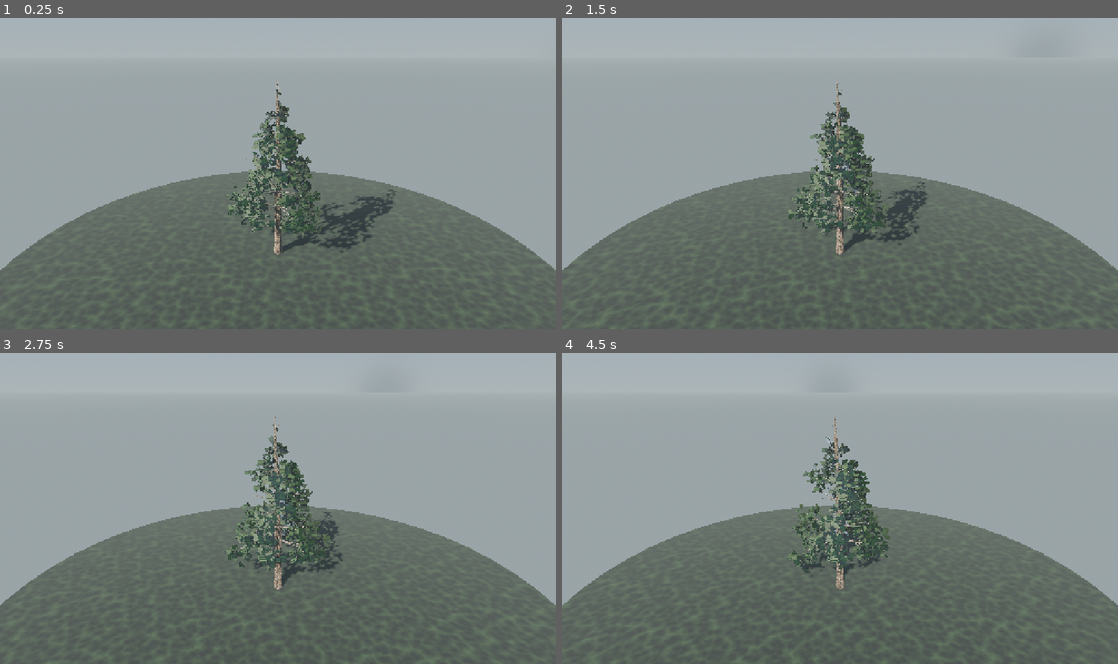
Above: before the commit, frames 1-4 (two rows, left to right).
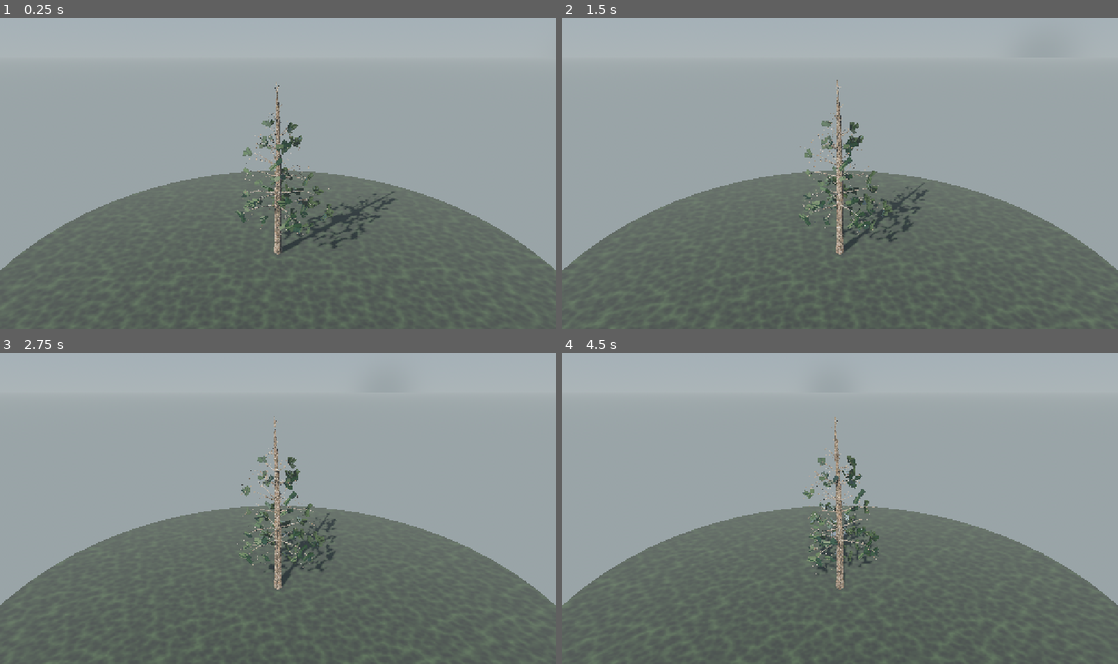
Above: after the commit, the same moments.

Repository: mehmetdem2005/Acik-dunya_oyun
Game: Godot game, scene res://scenes/world/pine_tree_scene.tscn
The game is run twice, just before and just after one commit, with the same random seed, the same clock (stepped at 60 frames per second) and the same inputs. This scene is started directly instead of the project's main scene.
Inputs (mouse positions are in pixels of both pictures, inside the frame that each line leads up to):
- Up to frame 1 (0.25 s): no input
- Up to frame 2 (1.5 s): move the mouse to (962, 157) at 0.52 s; hold D 0.53-1.25 s; hold Shift 0.53-1.25 s; click (962, 157) at 0.67 s; tap Space at 0.77 s; drag from (728, 189) to (812, 235) at 1.27 s
- Up to frame 3 (2.75 s): move the mouse to (333, 440) at 2.02 s; hold D from 2.03 s (still down); hold Shift from 2.03 s (still down)
- Up to frame 4 (4.5 s): release D at 2.75 s; release Shift at 2.75 s; drag from (812, 570) to (673, 461) at 2.77 s; move the mouse to (1006, 555) at 3.52 s; hold A 3.53-4.25 s; hold Shift 3.53-4.25 s; tap Space at 3.77 s; drag from (673, 461) to (756, 430) at 4.27 s

The runs differ from the first frame. In frame 1, 3.7% of the frame differs, in the area x 40-72%, y 20-76%; in frame 2, 3.5%; in frame 3, 3.3%; in frame 4, 3.2%.

Commit message:
Dallanma topolojisi: geometrik bottlebrush -> V/Y çatallı frond
- Yeni recursive _fork(): sürgün ucundan AYNI düzlemde +/- açıyla 2
  çatal; her çatal yine çatallanır (catal_derinlik). Gerçek çam dalının
  yassı, V/Y çatallanan frond topolojisi. Uç çatallar is_tip -> mesh'te
  odun yok, sadece iğne püskülü (perf + doğru görünüm).
- _grow: düz yay yerine segment başına dönüşümlü keskin "düğüm kırılması"
  + hafif düzlem-dışı sapma -> dalda doğal dirsek/kırık ve eğriler.
- _spawn_level2 sürgün başlangıcı 0.18'e çekildi (gövdeden ayrılış);
  level3 ışınsal twig sistemi (bottlebrush) devre dışı, _fork onun yerine.
- mesh: is_tip stem'lere odun tüpü basılmaz (yalnız iğne).
- Yeni knob: catal_derinlik (fork_depth), default 2.

https://claude.ai/code/session_01SAupt6yXBr9DzE6Ykd1e1F

Diff:
--- a/mouse_open_world_clean_project/scripts/world/pine/pine_mesh.gd
+++ b/mouse_open_world_clean_project/scripts/world/pine/pine_mesh.gd
@@ -47,7 +47,7 @@
 				if not bool(stem.get("dry", false)):
 					_sprigs(leaf, stem, nlen * 0.22, 1, light_bias)
 		elif lvl == 2:
-			if lvl2_wood:
+			if lvl2_wood and not bool(stem.get("is_tip", false)):
 				_tube(branch, stem, maxi(4, int(sides / 3.0)), empty, 0.0, cfg)
 				has_branch = true
 			_sprigs(leaf, stem, nlen * 0.20, 2, light_bias)
--- a/mouse_open_world_clean_project/scripts/world/pine/pine_skeleton.gd
+++ b/mouse_open_world_clean_project/scripts/world/pine/pine_skeleton.gd
@@ -198,7 +198,7 @@
 	var p_len: float = float(parent["len"])
 	var az := _rng.randf() * TAU
 	for si in range(shoots):
-		var u: float = lerp(0.30, 0.97, float(si) / float(maxi(shoots - 1, 1)))
+		var u: float = lerp(0.18, 0.95, float(si) / float(maxi(shoots - 1, 1)))
 		var sp := _sample(parent, u)
 		az += GOLDEN
 		var pt := _tangent_at(parent, u)
@@ -224,7 +224,7 @@
 		child["radius1"] = maxf(r0v * float(cfg.get("shoot_taper", 0.14)), 0.003)
 		stems.append(child)
 		if bool(cfg.get("fine_twigs", true)):
-			_spawn_level3(cfg, child, tf, age)
+			_fork(cfg, child, stems.size() - 1, tf, age, int(cfg.get("fork_depth", 2)))
 
 # --- Seviye 3: ince dallar (sadece iğne, silüet kırılımı) ------------
 
@@ -261,6 +261,55 @@
 		child["radius1"] = r0v * 0.35
 		stems.append(child)
 
+# --- V/Y çatallanma: düzlemsel frond (gerçek çam dalı topolojisi) ----
+# Üst sürgünün ucundan AYNI düzlemde +/- açıyla 2 çatal; her çatal
+# yine çatallanır (recursive). Uç çatallar is_tip -> mesh'te odun YOK,
+# sadece iğne püskülü. Çam dalının yassı yelpaze görünümünü verir.
+
+func _fork(cfg: Dictionary, parent_stem: Dictionary, parent_idx: int,
+		tf: float, age: float, depth: int) -> void:
+	if depth <= 0:
+		return
+	var pp: Array = parent_stem["points"]
+	var ptn: Array = parent_stem["tangents"]
+	var tip: Vector3 = pp[pp.size() - 1]
+	var tdir: Vector3 = ptn[ptn.size() - 1]
+	var p_r1: float = float(parent_stem["radius1"])
+	var p_len: float = float(parent_stem["len"])
+	# Yelpaze düzlemi normali (tüm V'ler bu düzlemde -> yassı frond).
+	var lat: Vector3 = tdir.cross(Vector3.UP)
+	if lat.length() < 0.01:
+		lat = tdir.cross(Vector3.RIGHT)
+	lat = lat.normalized()
+	var plane_n: Vector3 = tdir.cross(lat).normalized()
+	for fi in range(2):
+		var wob: float = _rng.randf_range(-1.0, 1.0)
+		var ang: float = deg_to_rad(_rng.randf_range(17.0, 35.0))
+		var lmul: float = _rng.randf_range(0.55, 0.74)
+		var tnt: float = _rng.randf_range(0.93, 1.08)
+		var sgn: float = 1.0 if fi == 0 else -1.0
+		var L: float = p_len * lmul
+		if L < 0.05:
+			continue
+		var dir: Vector3 = tdir.rotated(plane_n, ang * sgn).normalized()
+		var is_tip: bool = depth <= 1 or L < 0.14
+		var seg: int = 3 if is_tip else maxi(4, int(cfg.get("shoot_segment", 7)))
+		var child := _grow(tip, dir, L, seg, 0.28 + 0.40 * tf, 0.06, 0.09, wob)
+		var r0v: float = maxf(p_r1 * 0.66, 0.0022)
+		child["level"] = 2
+		child["parent"] = parent_idx
+		child["depth01"] = tf
+		child["age"] = age
+		child["dry"] = false
+		child["broken"] = false
+		child["is_tip"] = is_tip
+		child["tint"] = lerp(0.82, 1.14, age) * tnt
+		child["radius0"] = r0v
+		child["radius1"] = maxf(r0v * 0.40, 0.0018)
+		stems.append(child)
+		if not is_tip:
+			_fork(cfg, child, stems.size() - 1, tf, age, depth - 1)
+
 # --- Büyüme entegrasyonu ----------------------------------------------
 
 func _grow(start: Vector3, dir0: Vector3, length: float, segs: int,
@@ -286,7 +335,11 @@
 		# Öne-yüklü yay: erken aşağı süpürür, sonra düzelir.
 		dir = dir.rotated(curve_ax, curve * (0.6 - 0.5 * f)).normalized()
 		# Per-dal organik gürültü (uçlarda 0, ortada en çok).
-		dir = dir.rotated(curve_ax, wob * 0.05 * sin(f * PI)).normalized()
+		var kdir: float = 1.0 if (s % 2) == 0 else -1.15
+		dir = dir.rotated(curve_ax, wob * 0.085 * kdir).normalized()
+		var ax2: Vector3 = curve_ax.cross(dir)
+		if ax2.length() > 0.01:
+			dir = dir.rotated(ax2.normalized(), wob * 0.04 * kdir).normalized()
 	var stem := _frame_stem(pts, 1, -1, 0.0)
 	stem["len"] = length
 	return stem
--- a/mouse_open_world_clean_project/scripts/world/pine_tree.gd
+++ b/mouse_open_world_clean_project/scripts/world/pine_tree.gd
@@ -30,6 +30,7 @@
 @export_range(0.0, 0.4, 0.01) var dal_yay: float = 0.22    # S süpürme yayı
 @export_range(0.06, 0.4, 0.01) var surgun_konik: float = 0.14  # sürgün uç incelmesi
 @export var level2_wood: bool = true                       # alt-dallar odun olarak görünsün
+@export_range(1, 4, 1) var catal_derinlik: int = 2         # V/Y çatallanma derinliği
 @export_range(0.6, 1.4, 0.05) var tabaka_aralik: float = 1.0   # whorl katman aralığı
 @export_range(0.0, 2.0, 0.05) var govde_kok: float = 0.35      # dip kabarma gücü (hafif)
 @export_range(0.0, 1.0, 0.02) var kok_payanda: float = 0.0     # payanda lob (0 = düz, kapalı)
@@ -149,6 +150,7 @@
 		"dal_yay": dal_yay,
 		"shoot_taper": surgun_konik,
 		"level2_wood": level2_wood,
+		"fork_depth": catal_derinlik,
 		"whorl_gap": tabaka_aralik,
 		"flare_strength": govde_kok,
 		"flare_lobe": kok_payanda,
